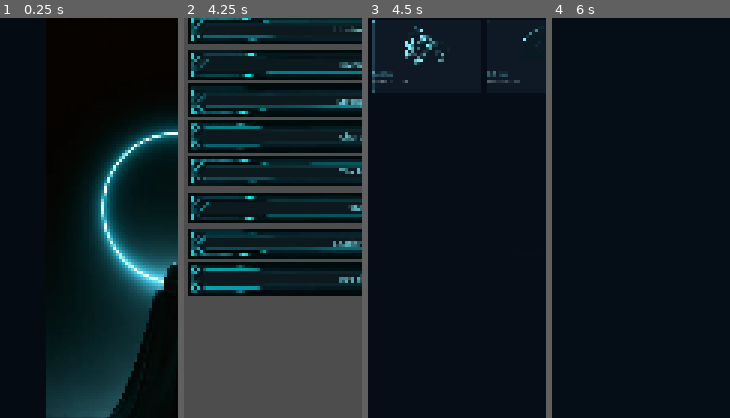
Above: before the commit, frames 1-4 (left to right).
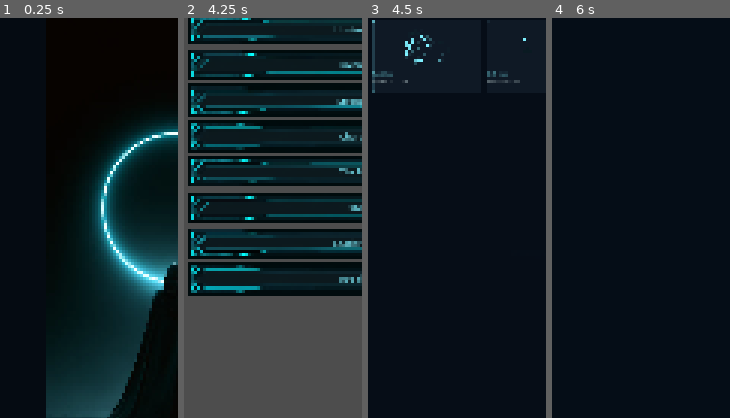
Above: after the commit, the same moments.

Repository: Luke-AI-Developments/HollowHunter
Game: Godot game, scene res://scenes/boot_loader.tscn
Same seed, same stepped clock (60 frames per second), same inputs: the game is played once before the commit and once after it.
Inputs (mouse positions are % of the whole screen's width and height, from its top left):
- Up to frame 1 (0.25 s): no input
- Up to frame 2 (4.25 s): tap Enter at 0.5 s; move the mouse to (72, 45) at 0.52 s; hold Shift 0.53-1.25 s; click (72, 45) at 0.67 s; click (19, 25) at 1.27 s; click "Warrior" at 2 s; click "Let's go" at 2.75 s; click "☰ Menu" at 3.5 s
- Up to frame 3 (4.5 s): click "Army" at 4.25 s
- Up to frame 4 (6 s): click "Roster" at 5 s; click "Party" at 5.75 s
The pictures show only the part of the screen within x 1-51%, y 22-72%; the shares and areas given below are measured in that part.

Frames 1-2 are identical in both runs. In frame 3, 0.5% of the frame differs, in the area x 20-96%, y 2-12%; in frame 4, nothing differs.

Commit message:
fix: shadow shader only knocks out low-saturation near-white (keeps fangs/eye-glints) (§9b)

Diff:
--- a/shaders/shadow_recolor.gdshader
+++ b/shaders/shadow_recolor.gdshader
@@ -2,10 +2,12 @@
 
 // §9b extracted-shadow portrait treatment: desaturate to luminance, remap
 // dark->shade / bright->glow via smoothstep, then knock out the source art's
-// near-white background (the portraits are RGB with no alpha). Uniform
-// defaults are the values approved in the before/after tuning artifact and
-// are baked into shadow_recolor.tres -- do not change them here without the
-// same sign-off.
+// near-white background (the portraits are RGB with no alpha). Knockout requires
+// BOTH high value (near-white) AND low saturation, so tinted highlights like
+// fangs or eye-glints (saturated white) survive while pure-white background
+// punches through. Uniform defaults are the values approved in the before/after
+// tuning artifact and are baked into shadow_recolor.tres -- do not change them
+// here without the same sign-off.
 
 uniform vec4 shade_color : source_color = vec4(0.039216, 0.101961, 0.133333, 1.0);
 uniform vec4 glow_color : source_color = vec4(0.498039, 0.941176, 1.0, 1.0);
@@ -15,6 +17,7 @@
 uniform float desaturate : hint_range(0.0, 1.0) = 1.0;
 uniform float bg_knockout : hint_range(0.5, 1.0) = 0.86;
 uniform float bg_softness : hint_range(0.01, 0.3) = 0.08;
+uniform float bg_desat_max : hint_range(0.02, 0.4) = 0.12;
 
 void fragment() {
 	vec4 src = texture(TEXTURE, UV);
@@ -24,6 +27,9 @@
 	vec3 shaded = mix(shade_color.rgb, glow_color.rgb, t);
 	vec3 out_rgb = mix(desat, shaded, intensity);
 	float whiteness = min(src.r, min(src.g, src.b));
-	float knock = 1.0 - smoothstep(bg_knockout - bg_softness, bg_knockout + bg_softness, whiteness);
-	COLOR = vec4(out_rgb, src.a * knock);
+	float maxc = max(src.r, max(src.g, src.b));
+	float sat = maxc > 0.0001 ? (maxc - whiteness) / maxc : 0.0;
+	float near_white = 1.0 - smoothstep(bg_knockout - bg_softness, bg_knockout + bg_softness, whiteness);
+	float low_sat = 1.0 - smoothstep(bg_desat_max, bg_desat_max * 2.0, sat);
+	COLOR = vec4(out_rgb, src.a * near_white * low_sat);
 }
--- a/shaders/shadow_recolor.tres
+++ b/shaders/shadow_recolor.tres
@@ -12,3 +12,4 @@
 shader_parameter/desaturate = 1.0
 shader_parameter/bg_knockout = 0.86
 shader_parameter/bg_softness = 0.08
+shader_parameter/bg_desat_max = 0.12
